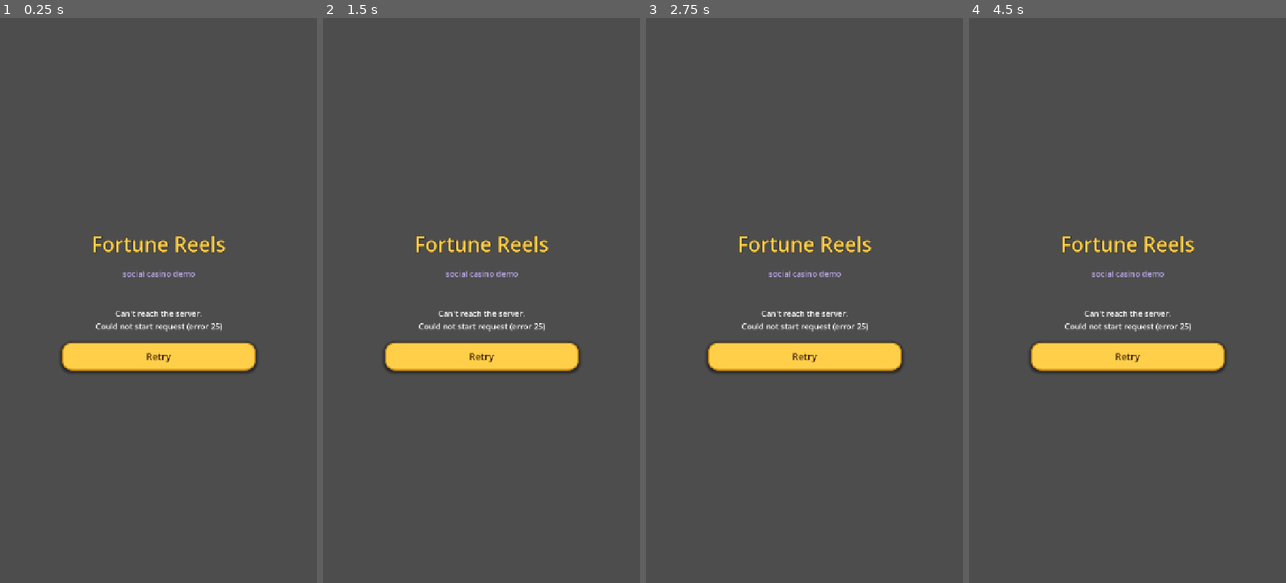
Above: before the commit, frames 1-4 (left to right).
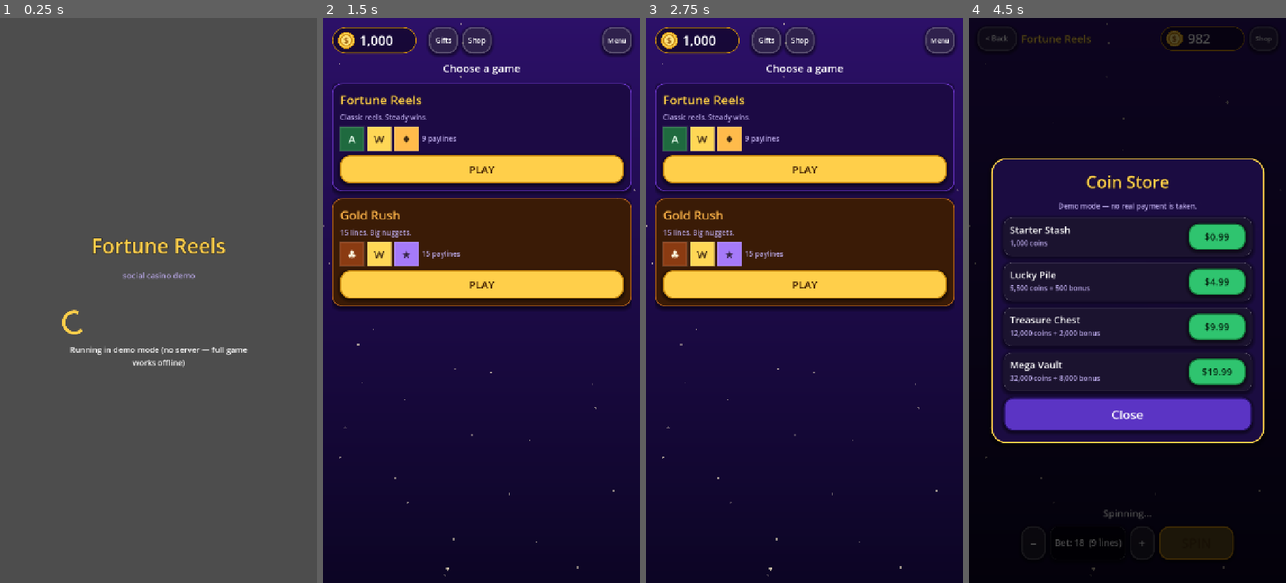
Above: after the commit, the same moments.

Repository: nsboost/slots-engine
Game: Godot game, scene res://scenes/Main.tscn
The game is run twice, just before and just after one commit, with the same random seed, the same clock (stepped at 60 frames per second) and the same inputs.
Inputs (mouse positions are in pixels of both pictures, inside the frame that each line leads up to):
- Up to frame 1 (0.25 s): no input
- Up to frame 2 (1.5 s): click (481, 357) at 0.5 s, where only the run before the commit has a clickable "Retry"; click (481, 357) at 1.25 s, where only the run before the commit has a clickable "Retry"
- Up to frame 3 (2.75 s): click (804, 357) at 2 s, where only the run before the commit has a clickable "Retry"
- Up to frame 4 (4.5 s): click (1127, 170) at 2.75 s, where only the run after the commit has a clickable "PLAY"; click (1197, 543) at 3.5 s, where only the run after the commit has a clickable "SPIN"; click (1263, 40) at 4.25 s, where only the run after the commit has a clickable "Shop"

The runs differ from the first frame. In frame 1, 4.5% of the frame differs, in the area x 19-81%, y 38-63%; in frame 2, 100%, in the area x 0-100%, y 0-100%; in frame 3, 100%; in frame 4, 100%.

Commit message:
Standalone demo mode: MockServer fallback + workflow fixes
- client/scripts/net/MockServer.gd: full GDScript slot engine (matching
  the Go backend's exact JSON shape) — runs entirely in-browser with no
  server required. Same reel math, paytable, daily bonus, store, and
  idempotency logic as the Go backend.
- ApiClient.gd: auto-detects unreachable server and transparently falls
  back to MockServer for the rest of the session. Demo link works
  with zero backend configured.
- SplashScreen.gd: shows 'Running in demo mode' badge when on mock.
- Session.gd: handles network-unreachable case gracefully (no crash loop).
- workflows/deploy.yml: fix $SERVER_URL injection (Python replace
  instead of sed, handles empty secret cleanly); Docker job is
  continue-on-error so Pages deploy is never blocked.
- Dockerfile: explicit CGO_ENABLED=0 + GOOS=linux for reliable Alpine
  cross-compile.

Diff:
--- a/client/scripts/autoload/Session.gd
+++ b/client/scripts/autoload/Session.gd
@@ -154,7 +154,11 @@
 			apply_balance(int(r.data.get("purchased", 0)), int(r.data.get("bonus", 0)))
 			return {"ok": true, "new_account": false, "welcome": 0}
 		if r.code == 401 or r.code == 403:
-			reset_account()  # token no longer valid (server secret rotated) -> new guest
+			reset_account()  # token no longer valid -> new guest
+		elif r.code == 0 or not r.ok:
+			# Server unreachable — api will use mock mode, just proceed
+			apply_balance(0, 1000)  # mock welcome bonus
+			return {"ok": true, "new_account": true, "welcome": 1000}
 		else:
 			return {"ok": false, "error": _friendly_error(r)}
 
--- a/client/scripts/net/ApiClient.gd
+++ b/client/scripts/net/ApiClient.gd
@@ -1,13 +1,6 @@
-# ApiClient: thin wrapper over the slots-engine HTTP API
-# (server side: internal/api/*.go — if an endpoint changes, this is the one
-# client file to update).
-#
-# Every method is a coroutine; callers must `await` it. Every method
-# returns a Dictionary:
-#   ok:   bool    true if HTTP status was 2xx
-#   code: int     HTTP status (0 = could not reach the server)
-#   data: Variant parsed JSON body (Dictionary/Array) or null
-#   raw:  String  raw body / local error text, for messages
+# ApiClient: thin HTTP wrapper around the slots-engine backend.
+# When the server isn't reachable (web demo, no backend configured) it
+# transparently falls back to MockServer so the demo always works.
 class_name ApiClient
 extends Node
 
@@ -15,11 +8,18 @@
 var player_id: String = ""
 var token: String = ""
 
+var _mock: MockServer = null
+var _use_mock: bool = false
+
 func _request(method: int, path: String, body: Variant = null) -> Dictionary:
+	if _use_mock:
+		return _dispatch_mock(path, method, body)
 	if base_url == "":
-		return {"ok": false, "code": 0, "data": null, "raw": "No server address configured"}
+		_use_mock = true
+		return _dispatch_mock(path, method, body)
+
 	var http := HTTPRequest.new()
-	http.timeout = 12.0
+	http.timeout = 10.0
 	add_child(http)
 
 	var headers := PackedStringArray(["Content-Type: application/json"])
@@ -28,22 +28,27 @@
 
 	var body_str := ""
 	if method == HTTPClient.METHOD_POST:
-		# Always send a JSON object on POST (the server rejects an empty body).
 		body_str = JSON.stringify(body if body != null else {})
 
 	var err := http.request(base_url + path, headers, method, body_str)
 	if err != OK:
 		http.queue_free()
-		return {"ok": false, "code": 0, "data": null, "raw": "Could not start request (error %d)" % err}
+		# Network error → switch to mock for the rest of the session
+		_use_mock = true
+		_init_mock()
+		return _dispatch_mock(path, method, body)
 
 	var result: Array = await http.request_completed
 	http.queue_free()
 
-	var transport_result: int = result[0]
+	var transport_err: int = result[0]
 	var code: int = result[1]
 	var text: String = (result[3] as PackedByteArray).get_string_from_utf8()
-	if transport_result != HTTPRequest.RESULT_SUCCESS:
-		return {"ok": false, "code": 0, "data": null, "raw": "Network error (%d)" % transport_result}
+
+	if transport_err != HTTPRequest.RESULT_SUCCESS or code == 0:
+		_use_mock = true
+		_init_mock()
+		return _dispatch_mock(path, method, body)
 
 	var data: Variant = null
 	if text != "":
@@ -52,42 +57,41 @@
 			data = json.data
 	return {"ok": code >= 200 and code < 300, "code": code, "data": data, "raw": text}
 
-func _pp(suffix: String) -> String:
-	return "/v1/players/%s/%s" % [player_id, suffix]
+func _init_mock() -> void:
+	if _mock == null:
+		_mock = MockServer.new()
 
-func health_check() -> Dictionary:
-	return await _request(HTTPClient.METHOD_GET, "/v1/healthz")
+func _dispatch_mock(path: String, method: int, body: Variant) -> Dictionary:
+	_init_mock()
+	if "/healthz" in path: return _mock.health()
+	if "/auth/guest" in path: player_id = ""; return _mock.guest()
+	if "/balance" in path: return _mock.get_balance()
+	if "/games" in path: return _mock.games()
+	if "/store/packages" in path: return _mock.packages()
+	if "/demo-purchase" in path:
+		return _mock.purchase(str((body as Dictionary).get("packageId","starter")))
+	if "/daily-bonus" in path:
+		return _mock.daily_claim() if method == HTTPClient.METHOD_POST else _mock.daily_status()
+	if "/spin" in path and body is Dictionary:
+		return _mock.spin(str(body.get("gameId","fortune-reels")),
+			int(body.get("betPerLine",1)), int(body.get("linesPlayed",9)),
+			str(body.get("idempotencyKey",str(Time.get_ticks_usec()))))
+	return {"ok":false,"code":404,"data":null,"raw":"mock: unknown route "+path}
 
-func guest() -> Dictionary:
-	return await _request(HTTPClient.METHOD_POST, "/v1/auth/guest")
+func is_mock() -> bool: return _use_mock
 
-func games() -> Dictionary:
-	return await _request(HTTPClient.METHOD_GET, "/v1/games")
+func _pp(s: String) -> String:
+	return "/v1/players/%s/%s" % [player_id, s]
 
-func packages() -> Dictionary:
-	return await _request(HTTPClient.METHOD_GET, "/v1/store/packages")
-
-func get_balance() -> Dictionary:
-	return await _request(HTTPClient.METHOD_GET, _pp("balance"))
-
-func purchase(package_id: String) -> Dictionary:
-	return await _request(HTTPClient.METHOD_POST, _pp("demo-purchase"), {"packageId": package_id})
-
-func daily_status() -> Dictionary:
-	return await _request(HTTPClient.METHOD_GET, _pp("daily-bonus"))
-
-func daily_claim() -> Dictionary:
-	return await _request(HTTPClient.METHOD_POST, _pp("daily-bonus"))
-
-## idempotency_key must be unique per spin attempt and REUSED when retrying
-## the same attempt — that is what makes a retry safe from a double charge.
-func spin(game_id: String, bet_per_line: int, lines: int, idempotency_key: String) -> Dictionary:
-	return await _request(HTTPClient.METHOD_POST, _pp("spin"), {
-		"gameId": game_id,
-		"betPerLine": bet_per_line,
-		"linesPlayed": lines,
-		"idempotencyKey": idempotency_key,
-	})
-
+func health_check() -> Dictionary: return await _request(HTTPClient.METHOD_GET, "/v1/healthz")
+func guest() -> Dictionary: return await _request(HTTPClient.METHOD_POST, "/v1/auth/guest")
+func games() -> Dictionary: return await _request(HTTPClient.METHOD_GET, "/v1/games")
+func packages() -> Dictionary: return await _request(HTTPClient.METHOD_GET, "/v1/store/packages")
+func get_balance() -> Dictionary: return await _request(HTTPClient.METHOD_GET, _pp("balance"))
+func purchase(pkg_id: String) -> Dictionary: return await _request(HTTPClient.METHOD_POST, _pp("demo-purchase"), {"packageId":pkg_id})
+func daily_status() -> Dictionary: return await _request(HTTPClient.METHOD_GET, _pp("daily-bonus"))
+func daily_claim() -> Dictionary: return await _request(HTTPClient.METHOD_POST, _pp("daily-bonus"))
+func spin(game_id:String, bpl:int, lines:int, key:String) -> Dictionary:
+	return await _request(HTTPClient.METHOD_POST, _pp("spin"), {"gameId":game_id,"betPerLine":bpl,"linesPlayed":lines,"idempotencyKey":key})
 func new_idempotency_key() -> String:
 	return "spin-%d-%d-%d" % [Time.get_ticks_usec(), randi(), randi()]
--- /dev/null
+++ b/client/scripts/net/MockServer.gd
@@ -0,0 +1,195 @@
+# MockServer: a fully client-side slot engine for the standalone web demo.
+# Mirrors the exact JSON shape of the real Go backend so ApiClient + Session
+# work identically whether they're talking to a real server or this mock.
+# Activated automatically when the real server isn't reachable.
+class_name MockServer
+extends RefCounted
+
+# Simple PRNG (xorshift32) — deterministic, fast, good enough for a demo.
+var _seed: int = 12345678
+
+func _rand() -> float:
+	_seed ^= _seed << 13
+	_seed &= 0xFFFFFFFF
+	_seed ^= _seed >> 17
+	_seed &= 0xFFFFFFFF
+	_seed ^= _seed << 5
+	_seed &= 0xFFFFFFFF
+	return float(_seed & 0xFFFFFF) / float(0xFFFFFF)
+
+func _randi_range(a: int, b: int) -> int:
+	return a + int(_rand() * float(b - a + 1))
+
+# ── Symbol tables ────────────────────────────────────────────────────
+const STRIP_FORTUNE := ["S10","SJ","SQ","SK","SA","S10","SJ","SQ","SK","SA",
+	"S10","SJ","SQ","SK","S10","SJ","SQ","SK","SA",
+	"B1","B1","B2","WILD","SCATTER","S10","SJ","SQ"]
+
+const STRIP_GOLD := ["S10","SJ","SQ","SK","SA","S10","SJ","SQ","SK","SA",
+	"S10","SJ","SQ","SK","SA","S10","SJ","SQ","SK","SA",
+	"B1","B1","B1","B2","B2","WILD","SCATTER","SCATTER"]
+
+const PAYLINES_FORTUNE := [
+	[1,1,1,1,1],[0,0,0,0,0],[2,2,2,2,2],
+	[0,1,2,1,0],[2,1,0,1,2],[1,0,0,0,1],
+	[1,2,2,2,1],[0,0,1,2,2],[2,2,1,0,0]
+]
+
+const PAYLINES_GOLD := [
+	[1,1,1,1,1],[0,0,0,0,0],[2,2,2,2,2],
+	[0,1,2,1,0],[2,1,0,1,2],[0,0,1,2,2],[2,2,1,0,0],
+	[1,0,0,0,1],[1,2,2,2,1],[0,1,1,1,0],[2,1,1,1,2],
+	[1,0,1,2,1],[1,2,1,0,1],[0,1,0,1,0],[2,1,2,1,2]
+]
+
+const PAYTABLE := {
+	"S10":{"3":4,"4":10,"5":30},
+	"SJ": {"3":5,"4":15,"5":45},
+	"SQ": {"3":7,"4":22,"5":70},
+	"SK": {"3":9,"4":36,"5":135},
+	"SA": {"3":14,"4":60,"5":270},
+	"B1": {"3":18,"4":88,"5":440},
+	"B2": {"3":44,"4":220,"5":1750},
+	"WILD":{"3":53,"4":265,"5":2650},
+}
+const SCATTER_PAYS := {"3":4,"4":17,"5":85}
+const WILD := "WILD"
+const SCATTER := "SCATTER"
+
+# ── State ────────────────────────────────────────────────────────────
+var _player_id: String = ""
+var _purchased: int = 0
+var _bonus: int = 0
+var _daily_claimed_date: String = ""
+var _daily_streak: int = 0
+var _applied_txids: Dictionary = {}
+
+const DAILY_REWARDS := [500, 750, 1000, 1500, 2000, 3000, 5000]
+
+func _today_str() -> String:
+	return Time.get_date_string_from_system()
+
+# ── Public API ───────────────────────────────────────────────────────
+func health() -> Dictionary:
+	return {"ok":true,"code":200,"data":{"status":"ok","gameVersion":"0.1.0-demo (mock)"},"raw":""}
+
+func guest() -> Dictionary:
+	_player_id = "mock-" + str(int(Time.get_ticks_usec() % 1000000)).pad_zeros(6)
+	_bonus = 1000
+	return {"ok":true,"code":201,"data":{
+		"playerId":_player_id,"token":"mock-token","welcomeBonus":1000},"raw":""}
+
+func get_balance() -> Dictionary:
+	return {"ok":true,"code":200,"data":{"purchased":_purchased,"bonus":_bonus},"raw":""}
+
+func games() -> Dictionary:
+	return {"ok":true,"code":200,"data":{"games":[_fortune_info(), _gold_info()]},"raw":""}
+
+func packages() -> Dictionary:
+	return {"ok":true,"code":200,"data":{"demo":true,"packages":[
+		{"id":"starter","name":"Starter Stash","coins":1000,"bonus":0,"priceLabel":"$0.99"},
+		{"id":"popular","name":"Lucky Pile","coins":5500,"bonus":500,"priceLabel":"$4.99"},
+		{"id":"chest","name":"Treasure Chest","coins":12000,"bonus":2000,"priceLabel":"$9.99"},
+		{"id":"vault","name":"Mega Vault","coins":32000,"bonus":8000,"priceLabel":"$19.99"},
+	]},"raw":""}
+
+func purchase(package_id: String) -> Dictionary:
+	var pkgs := {"starter":[1000,0],"popular":[5500,500],"chest":[12000,2000],"vault":[32000,8000]}
+	if not pkgs.has(package_id):
+		return {"ok":false,"code":400,"data":{"error":"unknown package"},"raw":""}
+	_purchased += pkgs[package_id][0]; _bonus += pkgs[package_id][1]
+	return {"ok":true,"code":200,"data":{"purchased":_purchased,"bonus":_bonus},"raw":""}
+
+func daily_status() -> Dictionary:
+	var today := _today_str()
+	var claimed := (_daily_claimed_date == today)
+	var day := _daily_streak if claimed else (_daily_streak % 7) + 1
+	if not claimed: day = (_daily_streak % 7) + 1
+	return {"ok":true,"code":200,"data":{
+		"day":day,"reward":DAILY_REWARDS[day-1],"claimed":claimed,
+		"rewards":DAILY_REWARDS,"nextClaimAt":today+"T24:00:00Z"},"raw":""}
+
+func daily_claim() -> Dictionary:
+	var today := _today_str()
+	if _daily_claimed_date == today:
+		var day := _daily_streak
+		return {"ok":true,"code":200,"data":{"day":day,"reward":DAILY_REWARDS[day-1],"claimed":true,"replayed":true,"rewards":DAILY_REWARDS,"nextClaimAt":today+"T24:00:00Z"},"raw":""}
+	_daily_streak = (_daily_streak % 7) + 1
+	_daily_claimed_date = today
+	var reward: int = int(DAILY_REWARDS[_daily_streak - 1])
+	_bonus += reward
+	return {"ok":true,"code":200,"data":{"day":_daily_streak,"reward":reward,"claimed":true,"rewards":DAILY_REWARDS,"nextClaimAt":today+"T24:00:00Z"},"raw":""}
+
+func spin(game_id: String, bet_per_line: int, lines: int, idempotency_key: String) -> Dictionary:
+	if _applied_txids.has(idempotency_key):
+		var cached = _applied_txids[idempotency_key]
+		cached["replayed"] = true
+		cached["purchasedBalance"] = _purchased
+		cached["bonusBalance"] = _bonus
+		return {"ok":true,"code":200,"data":cached,"raw":""}
+	var total_bet := bet_per_line * lines
+	if total_bet > _purchased + _bonus:
+		return {"ok":false,"code":402,"data":{"error":"insufficient balance"},"raw":""}
+	var strip := STRIP_FORTUNE if game_id == "fortune-reels" else STRIP_GOLD
+	var paylines := PAYLINES_FORTUNE if game_id == "fortune-reels" else PAYLINES_GOLD
+	var grid := []
+	for col in 5:
+		var stop := _randi_range(0, len(strip) - 1)
+		var col_syms := []
+		for r in 3: col_syms.append(strip[(stop + r) % len(strip)])
+		grid.append(col_syms)
+	var line_wins := []
+	var total_win := 0
+	for i in range(mini(lines, len(paylines))):
+		var win := _eval_line(grid, paylines[i], bet_per_line)
+		if win["win"] > 0:
+			win["lineIndex"] = i; line_wins.append(win); total_win += win["win"]
+	var scatter_count := 0
+	for col in grid:
+		for sym in col:
+			if sym == SCATTER: scatter_count += 1
+	var scatter_win := 0
+	var sk := str(scatter_count)
+	if SCATTER_PAYS.has(sk): scatter_win = total_bet * SCATTER_PAYS[sk]; total_win += scatter_win
+	# Deduct from purchased first, then bonus
+	var from_purchased := mini(_purchased, total_bet)
+	var from_bonus := total_bet - from_purchased
+	_purchased -= from_purchased; _bonus -= from_bonus
+	_purchased += total_win
+	var result := {"gameId":game_id,"gameVersion":"0.1.0-demo (mock)","grid":grid,
+		"lineWins":line_wins,"scatterWin":scatter_win,"totalWin":total_win,"totalBet":total_bet,
+		"purchasedBalance":_purchased,"bonusBalance":_bonus,"replayed":false}
+	_applied_txids[idempotency_key] = result.duplicate()
+	return {"ok":true,"code":200,"data":result,"raw":""}
+
+func _eval_line(grid: Array, line: Array, bet: int) -> Dictionary:
+	var target := str(grid[0][line[0]])
+	if target == WILD:
+		for col in range(1, 5):
+			var s := str(grid[col][line[col]])
+			if s != WILD and s != SCATTER: target = s; break
+	if target == SCATTER: return {"win":0}
+	if not PAYTABLE.has(target): return {"win":0}
+	var count := 0
+	for col in 5:
+		var s := str(grid[col][line[col]])
+		if s == target or s == WILD: count += 1
+		else: break
+	var ck := str(count)
+	if not PAYTABLE[target].has(ck): return {"win":0}
+	return {"symbol":target,"count":count,"win":bet * int(PAYTABLE[target][ck])}
+
+func _fortune_info() -> Dictionary:
+	return {"id":"fortune-reels","name":"Fortune Reels","cols":5,"rows":3,
+		"lines":9,"paylines":PAYLINES_FORTUNE,"wild":WILD,
+		"paytable":_pt_dict(),"scatterPays":{"3":4,"4":17,"5":85},
+		"minBetPerLine":1,"maxBetPerLine":100}
+
+func _gold_info() -> Dictionary:
+	return {"id":"gold-rush","name":"Gold Rush","cols":5,"rows":3,
+		"lines":15,"paylines":PAYLINES_GOLD,"wild":WILD,
+		"paytable":_pt_dict(),"scatterPays":{"3":1,"4":5,"5":30},
+		"minBetPerLine":1,"maxBetPerLine":100}
+
+func _pt_dict() -> Dictionary:
+	return PAYTABLE
--- a/client/scripts/screens/SplashScreen.gd
+++ b/client/scripts/screens/SplashScreen.gd
@@ -72,7 +72,11 @@
 		_fail(str(cat.get("error", "Could not load games.")))
 		return
 
-	if bool(acc.get("new_account", false)):
+	var is_mock: bool = Session.api.is_mock()
+	if is_mock:
+		_status.text = "Running in demo mode (no server — full game works offline)"
+		await get_tree().create_timer(1.2).timeout
+	elif bool(acc.get("new_account", false)):
 		_status.text = "Welcome! +%s bonus coins credited." % UI.fmt(int(acc.get("welcome", 0)))
 		await get_tree().create_timer(0.9).timeout
 	_set_spinning(false)
Not shown, added: client/scripts/net/MockServer.gd.uid
Not shown, changed: .github/workflows/deploy.yml
Not shown, changed: Dockerfile
Not shown, changed: scripts/build_web.sh
